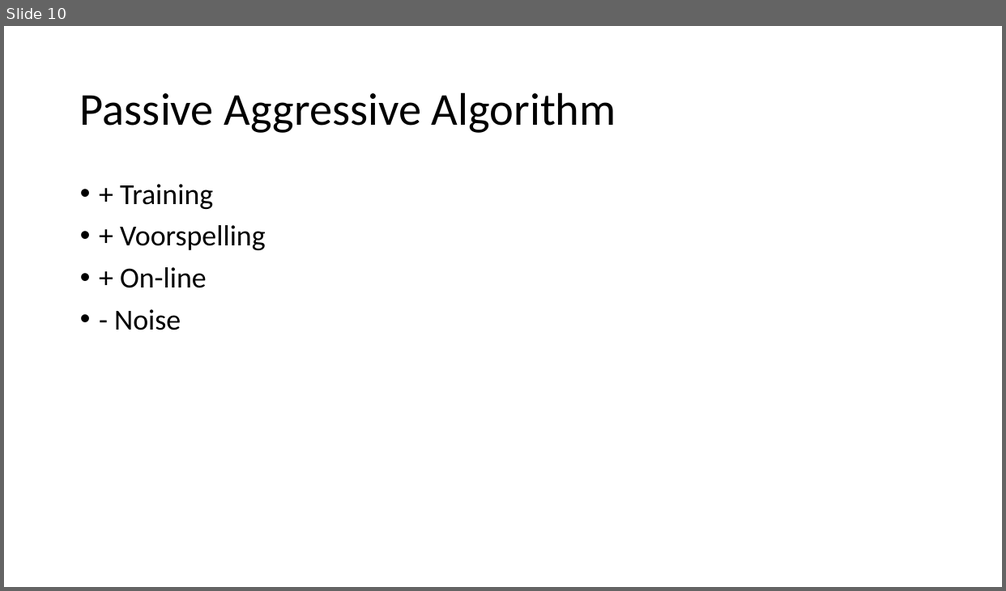
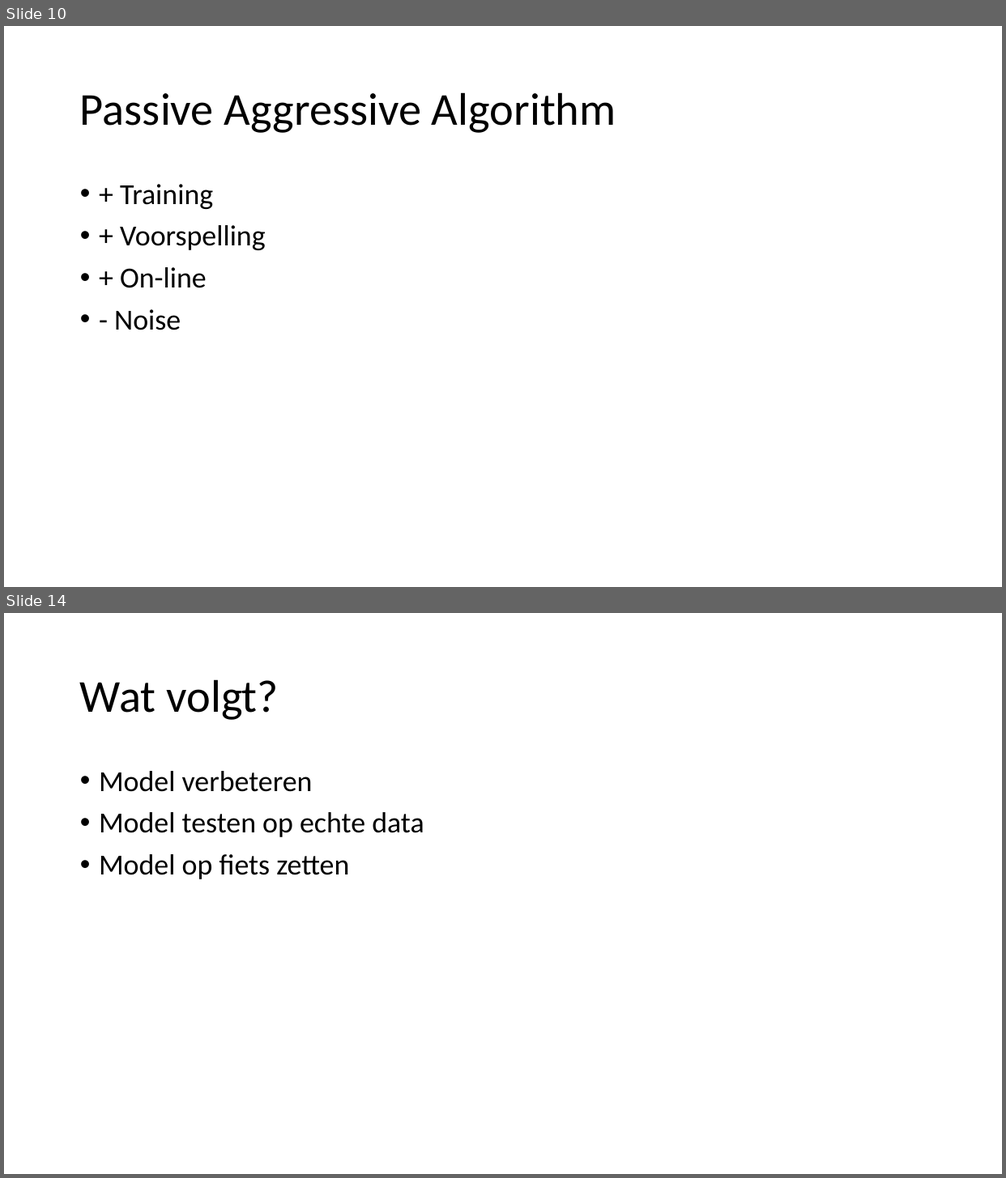
Before and after one commit to TooCools/Masterproef, a slide deck: Real-Time Cadansaanpassing in een Automatische Fietstransmissie.pptx. Shown one above the other, each under a label of ours: slide 10 before the commit, slides 10 and 14 after it; the slides between them are not shown. The pictures are 1006x591 and 1006x1178 pixels, drawn with LibreOffice and Linux fonts; fonts in the diff are those of the drawing. Boxes give left, top, right and bottom in pixels: in the first picture for what was removed or moved away, otherwise in the second. Text is boxed around its words. In the diff, an @@ line names an element or a change of style, - is before the commit and + after.

```diff
--- a/Real-Time Cadansaanpassing in een Automatische Fietstransmissie.pptx
+++ b/Real-Time Cadansaanpassing in een Automatische Fietstransmissie.pptx
@@ slide 14 added at (x1=4, y1=613, x2=1002, y2=1174), background #FFFFFF @@
@@ title added at (x1=80, y1=679, x2=278, y2=720), 44 pt, text #000000 @@
+Wat volgt?
@@ text added at (x1=99, y1=771, x2=424, y2=879), 28 pt, text #000000 @@
+• Model verbeteren
+• Model testen op echte data
+• Model op fiets zetten
```
Also in this commit, not shown: 3 other slides added, 2 slides removed, 6 other files.
